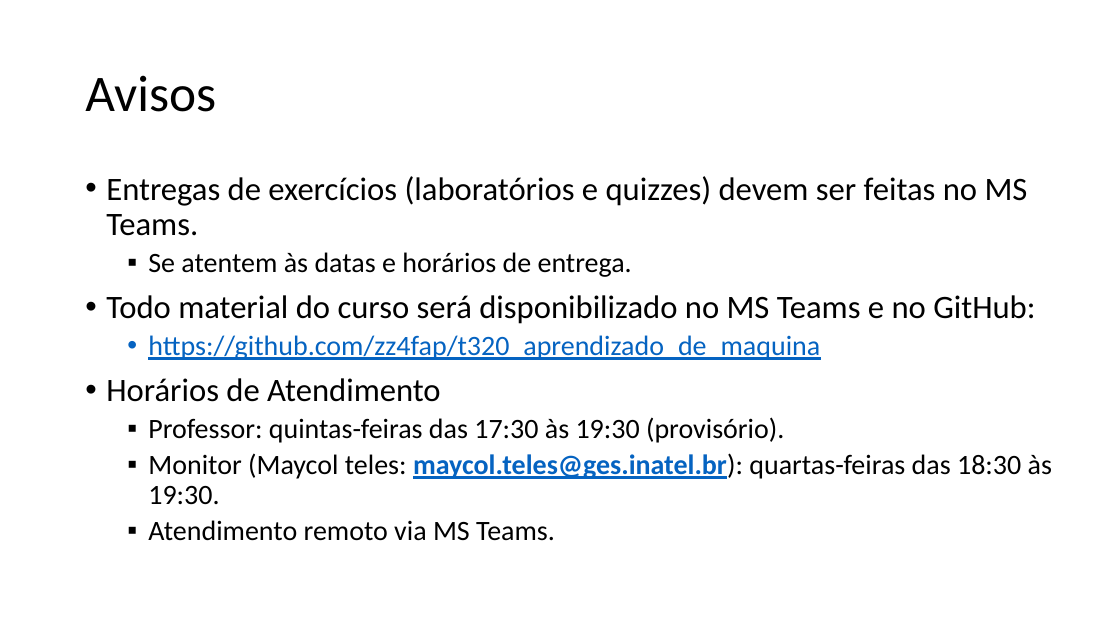
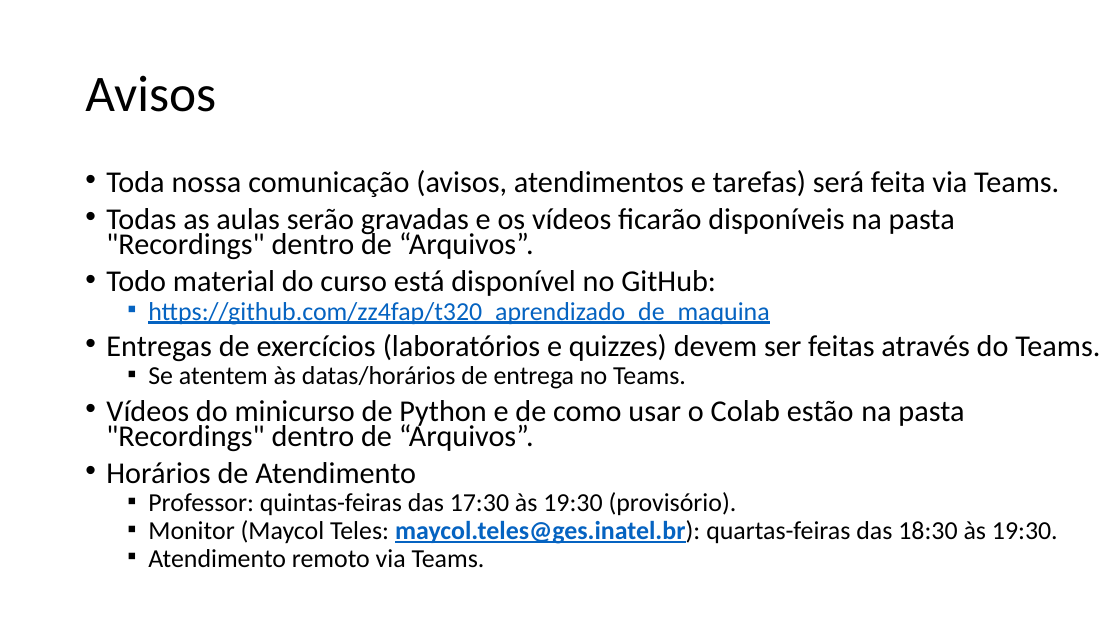
Before and after one commit to zz4fap/t320_aprendizado_de_maquina, a slide deck: slide 7 of slides/T320_Classificação (Parte I).pptx. Drawn at 1120x630 pixels with LibreOffice and Linux fonts; fonts in the diff are those of the drawing. Boxes give left, top, right and bottom in pixels: in the first picture for what was removed or moved away, otherwise in the second. Text is boxed around its words. In the diff, an @@ line names an element or a change of style, - is before the commit and + after.

```diff
--- a/slides/T320_Classificação (Parte I).pptx
+++ b/slides/T320_Classificação (Parte I).pptx
@@ text at bbox=[106, 170, 1059, 296]: text changed; size 28 to 25.9 pt @@
-• Entregas de exercícios (laboratórios e quizzes) devem ser feitas no MS Teams.
-  ▪ Se atentem às datas e horários de entrega.
-• Todo material do curso será disponibilizado no MS Teams e no GitHub:
+• Toda nossa comunicação (avisos, atendimentos e tarefas) será feita via Teams.
+• Todas as aulas serão gravadas e os vídeos ficarão disponíveis na pasta "Recordings" dentro de “Arquivos”.
+• Todo material do curso está disponível no GitHub:
@@ text at bbox=[106, 302, 769, 516]: size 24 to 22.2 pt in "https://github.com/zz4fap/t320_aprendizado_de_maquina", "Professor: quintas-feiras das 17:30 às 19:30 (provisório)."; size 28 to 25.9 pt in "Horários de Atendimento"; bullet • to ▪; line spacing 0.9 to 0.7 @@
@@ text at bbox=[106, 334, 1100, 452]: paragraphs added @@
+• Entregas de exercícios (laboratórios e quizzes) devem ser feitas através do Teams.
+  ▪ Se atentem às datas/horários de entrega no Teams.
+• Vídeos do minicurso de Python e de como usar o Colab estão na pasta "Recordings" dentro de “Arquivos”.
@@ text at bbox=[148, 520, 1058, 568]: text changed; size 24 to 22.2 pt @@
-  ▪ Monitor (Maycol teles: maycol.teles@ges.inatel.br): quartas-feiras das 18:30 às 19:30.
-  ▪ Atendimento remoto via MS Teams.
+  ▪ Monitor (Maycol Teles: maycol.teles@ges.inatel.br): quartas-feiras das 18:30 às 19:30.
+  ▪ Atendimento remoto via Teams.
```
Also in this commit, not shown: 7 other slides changed, 1 other file.
